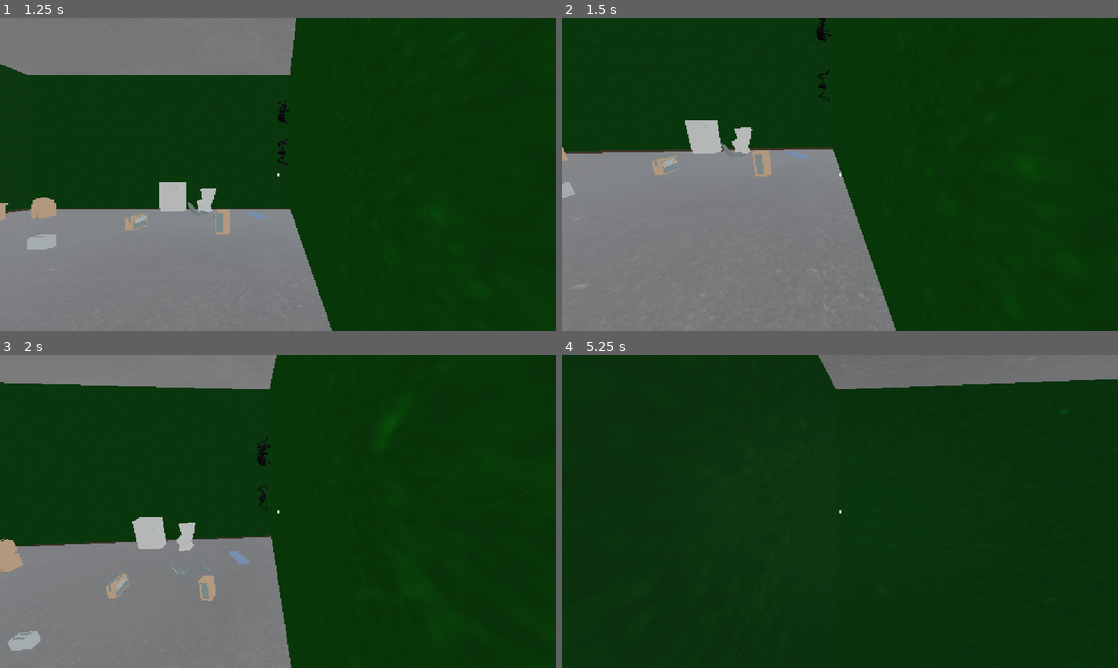
Above: before the commit, frames 1-4 (two rows, left to right).
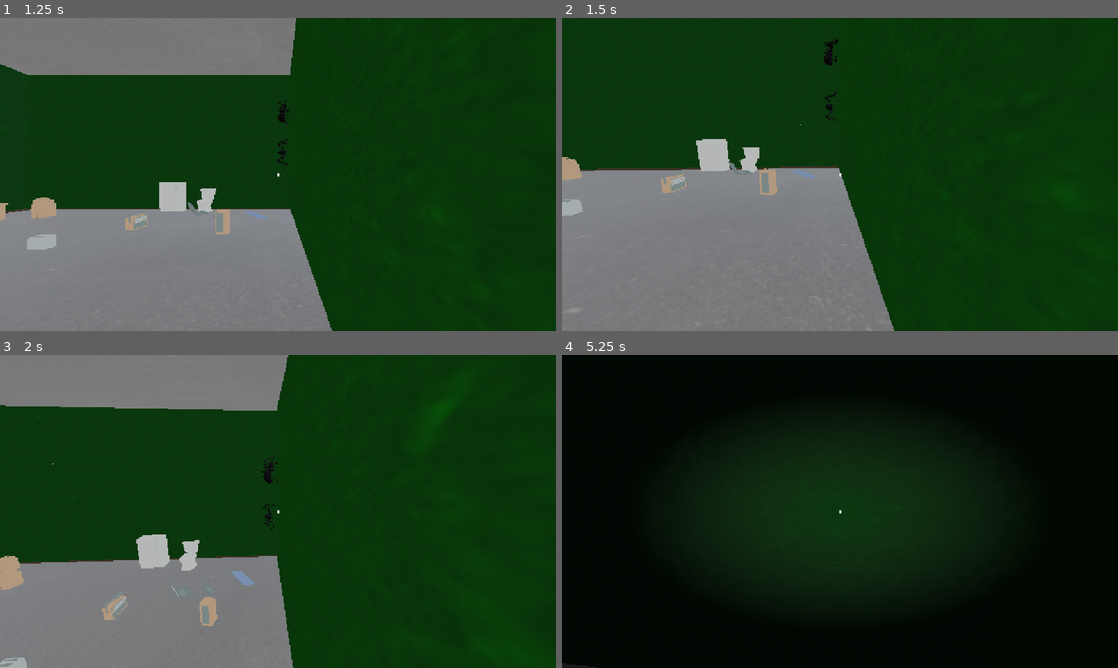
Above: after the commit, the same moments.

Repository: rcorre/wildjam84
Game: Godot game, scene res://menus/title/Title.tscn
Same seed, same stepped clock (60 frames per second), same inputs: the game is played once before the commit and once after it.
Inputs (mouse positions are in pixels of both pictures, inside the frame that each line leads up to):
- Up to frame 1 (1.25 s): click "Play" at 0.5 s
- Up to frame 2 (1.5 s): tap Enter at 1.25 s; move the mouse to (867, 174) at 1.27 s; hold W (forward) from 1.28 s (still down); hold Right mouse button (drop) from 1.28 s (still down)
- Up to frame 3 (2 s): keep holding W (forward); keep holding Right mouse button (drop); tap Space (jump) at 1.52 s
- Up to frame 4 (5.25 s): keep holding W (forward); move the mouse to (812, 511) at 2.02 s; release Right mouse button (drop) at 2.03 s; click (812, 511) at 2.1 s; tap Space (jump) at 2.27, 3.77, 4.52 s; move the mouse to (851, 505) at 2.77 s; hold Right mouse button (drop) 2.78-3.53 s; move the mouse to (834, 517) at 3.52 s; click (834, 517) at 3.6 s; move the mouse to (878, 514) at 4.27 s; hold Right mouse button (drop) 4.28-5.03 s; move the mouse to (795, 508) at 5.02 s; click (795, 508) at 5.1 s

Frame 1 is identical in both runs. In frame 2, 4.9% of the frame differs, in the area x 0-61%, y 0-100%; in frame 3, 9.1%; in frame 4, 75%, in the area x 0-100%, y 0-100%.

Commit message:
Screen relative scaling.

Diff:
--- a/scenes/Level/LevelController.gd
+++ b/scenes/Level/LevelController.gd
@@ -103,7 +103,6 @@
 	Constants.on_try_again.connect(_on_try_again)
 	level_map = LevelMap.new().init(map_size)
 	_create_room(center, center)
-	Constants.on_try_again.connect(_on_try_again)
 
 class LevelMap:
 	# +x is north
--- a/scenes/Player.gd
+++ b/scenes/Player.gd
@@ -74,7 +74,7 @@
 		return
 	var mouse := ev as InputEventMouseMotion
 	if mouse:
-		var motion := mouse.relative * MOUSE_SENSITIVITY
+		var motion := mouse.screen_relative * MOUSE_SENSITIVITY
 		look -= motion
 		look.x = wrapf(look.x, -PI, PI)
 		look.y = clamp(look.y, -PI / 2.0, PI / 2.0)
